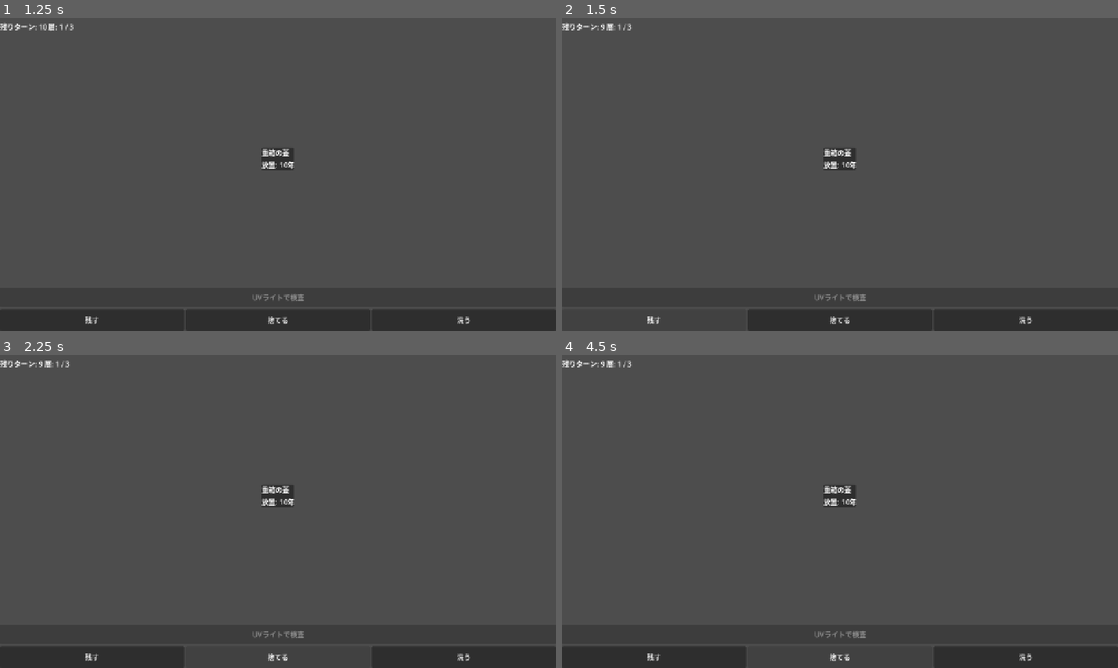
Above: before the commit, frames 1-4 (two rows, left to right).
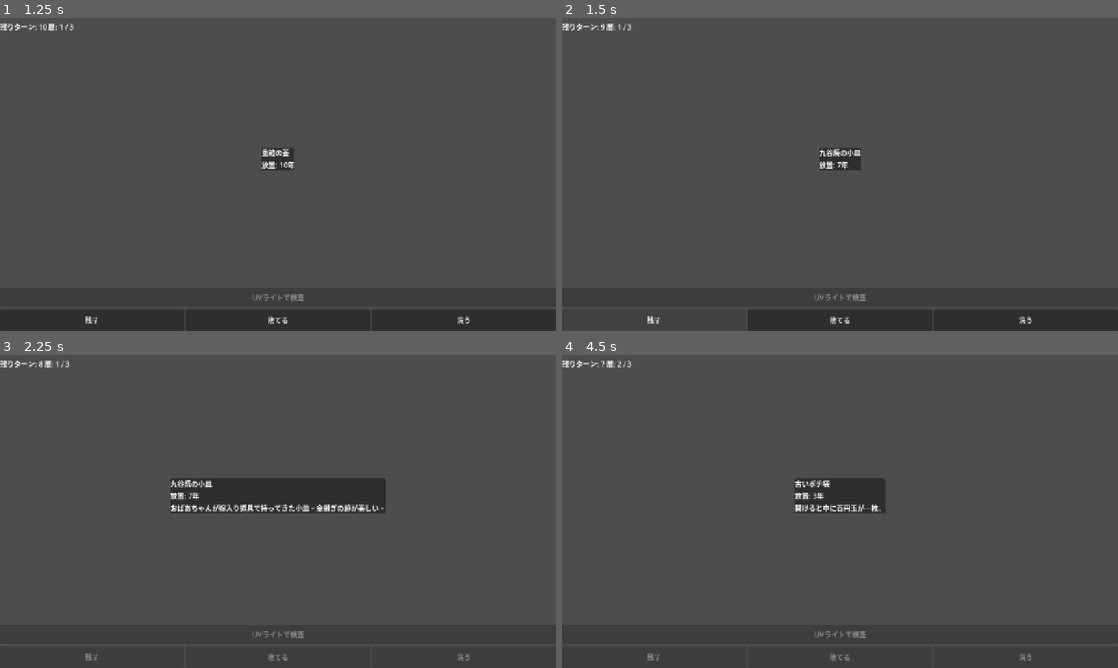
Above: after the commit, the same moments.

Repository: terisuke/legacy-corner
Game: Godot game, scene res://scenes/main/main.tscn
Same seed, same stepped clock (60 frames per second), same inputs: the game is played once before the commit and once after it.
Inputs (mouse positions are in pixels of both pictures, inside the frame that each line leads up to):
- Up to frame 1 (1.25 s): click "はじめる" at 0.5 s
- Up to frame 2 (1.5 s): click "残す" at 1.25 s
- Up to frame 3 (2.25 s): click "捨てる" at 2 s
- Up to frame 4 (4.5 s): click (1023, 658) at 2.75 s, where only the run before the commit has a clickable "洗う"; click (656, 658) at 3.5 s, where only the run before the commit has a clickable "残す"; click "捨てる" at 4.25 s

Frame 1 is identical in both runs. In frame 2, 0.3% of the frame differs, in the area x 46-54%, y 41-49%; in frame 3, 3.9%, in the area x 7-85%, y 2-98%; in frame 4, 1.5%.

Commit message:
fix: add missing state transitions (ITEM_INSPECT, DECISION)
Root cause: advance_item() has a state guard requiring ITEM_INSPECT or
DECISION state, but main.gd never called change_state() after showing
an item or pressing action buttons. The game stayed in LAYER_OPEN,
causing advance_item() to silently reject all progression.

Fix:
- _show_current_item() transitions to ITEM_INSPECT after displaying card
- Action handlers (keep/discard/wash) transition to DECISION before processing
- Restored use_turn() before execute_decision() order (turn consumed, then decision recorded)

Co-Authored-By: Claude Opus 4.6 (1M context) <noreply@anthropic.com>

Diff:
--- a/scenes/main/main.gd
+++ b/scenes/main/main.gd
@@ -106,6 +106,7 @@
 	wash_button.disabled = not item.get("washable", false)
 	turn_label.text = "残りターン: %d" % GameManager.turns_remaining
 	_set_actions_enabled(true)
+	GameManager.change_state(GameManager.GameState.ITEM_INSPECT)
 
 
 func _set_actions_enabled(enabled: bool) -> void:
@@ -119,21 +120,23 @@
 # === Decision handlers — all delegate to DecisionSystem ===
 
 func _on_keep_pressed() -> void:
-	var item: Dictionary = GameManager.get_current_item()
+	GameManager.change_state(GameManager.GameState.DECISION)
+	var item: Dictionary = GameManager.get_current_item()
+	if not GameManager.use_turn():
+		return
 	var result: Dictionary = _decision_system.execute_decision(item, "keep", GameManager.rng)
 	if not result.get("success", false):
 		return
+	_advance_to_next()
+
+
+func _on_discard_pressed() -> void:
+	GameManager.change_state(GameManager.GameState.DECISION)
+	var item: Dictionary = GameManager.get_current_item()
 	if not GameManager.use_turn():
 		return
-	_advance_to_next()
-
-
-func _on_discard_pressed() -> void:
-	var item: Dictionary = GameManager.get_current_item()
 	var result: Dictionary = _decision_system.execute_decision(item, "discard", GameManager.rng)
 	if not result.get("success", false):
-		return
-	if not GameManager.use_turn():
 		return
 	# If regret was triggered, delay advancement so player can see memory text
 	var res: Dictionary = result.get("result", {})
@@ -144,13 +147,14 @@
 
 
 func _on_wash_pressed() -> void:
+	GameManager.change_state(GameManager.GameState.DECISION)
 	var item: Dictionary = GameManager.get_current_item()
 	if not item.get("washable", false):
+		return
+	if not GameManager.use_turn():
 		return
 	var result: Dictionary = _decision_system.execute_decision(item, "wash", GameManager.rng)
 	if not result.get("success", false):
-		return
-	if not GameManager.use_turn():
 		return
 	_advance_to_next()
 
